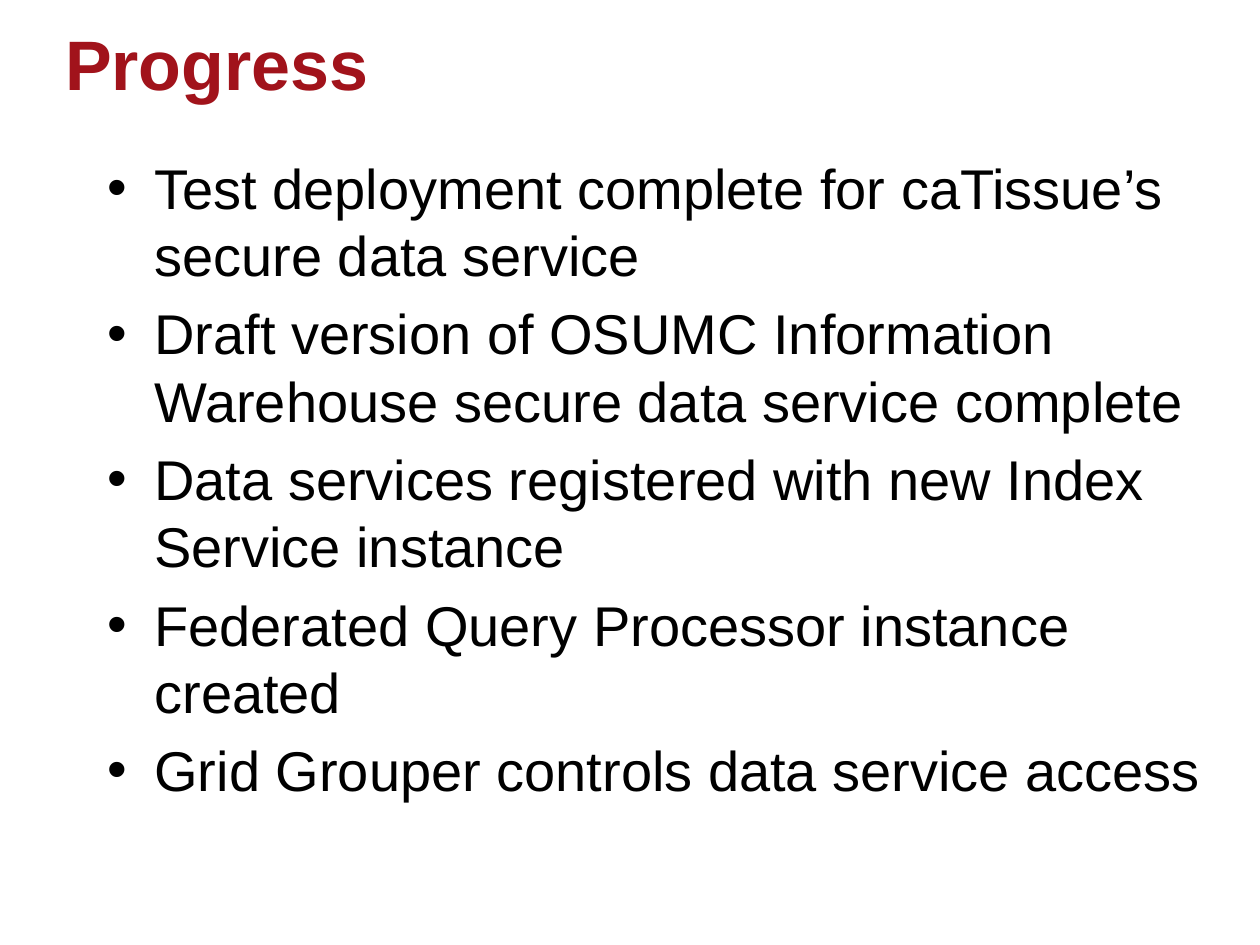
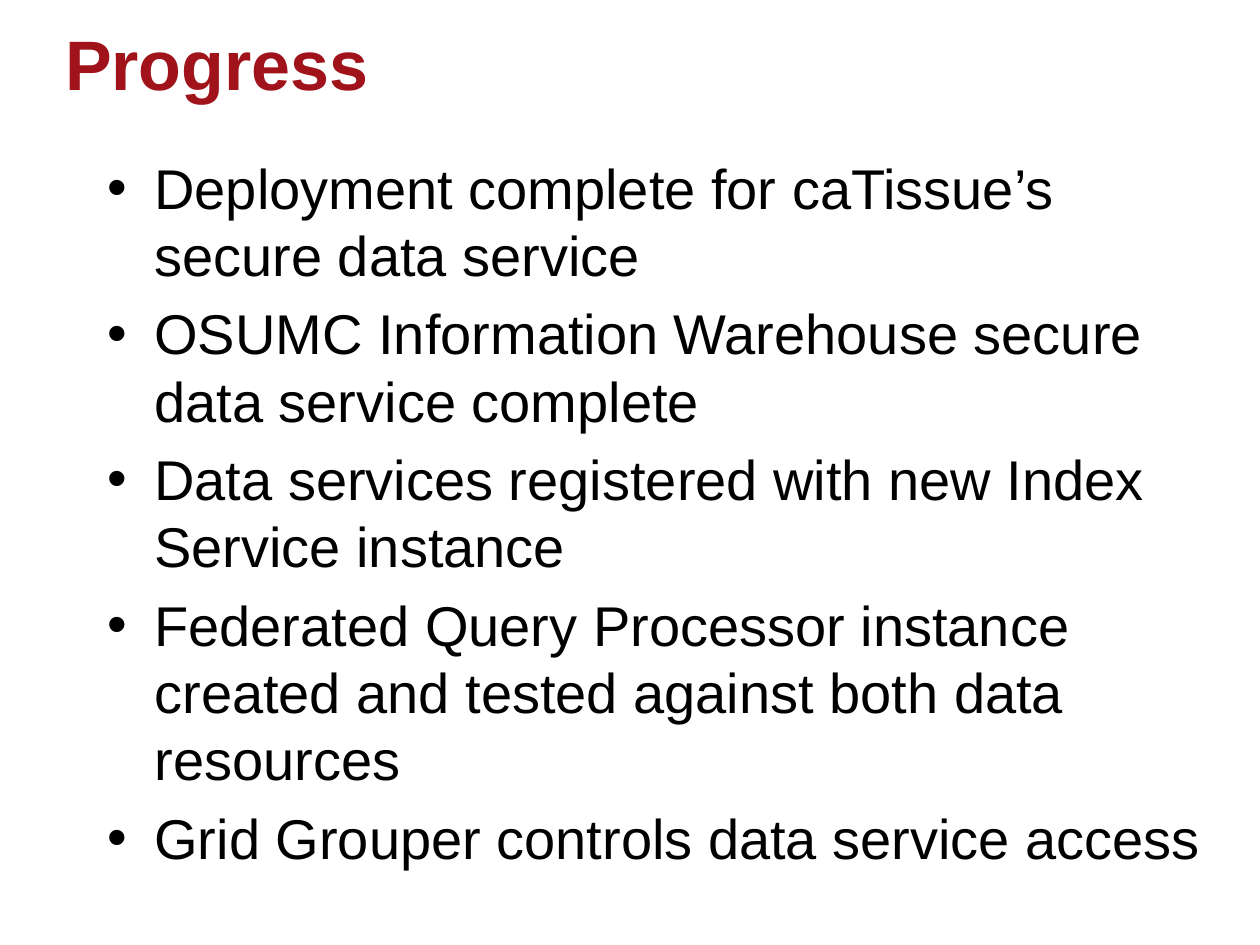
Before and after one commit to NCIP/cagrid-docs, a slide deck: slide 15 of general/presentations/200910_VCDE_ARCH/Adopting-Adapting-caGrid.pptx (slide 14 before the commit). Drawn at 1260x945 pixels with LibreOffice and Linux fonts; fonts in the diff are those of the drawing; background and template pictures are left out. Boxes give left, top, right and bottom in pixels: in the first picture for what was removed or moved away, otherwise in the second. Text is boxed around its words. In the diff, an @@ line names an element or a change of style, - is before the commit and + after.

```diff
--- a/general/presentations/200910_VCDE_ARCH/Adopting-Adapting-caGrid.pptx
+++ b/general/presentations/200910_VCDE_ARCH/Adopting-Adapting-caGrid.pptx
@@ text at <box>154,168,1142,432</box>: text changed @@
-• Test deployment complete for caTissue’s secure data service
-• Draft version of OSUMC Information Warehouse secure data service complete
+• Deployment complete for caTissue’s secure data service
+• OSUMC Information Warehouse secure data service complete
@@ text at <box>154,605,1070,781</box>: text changed @@
-• Federated Query Processor instance created
+• Federated Query Processor instance created and tested against both data resources
```
Also in this commit, not shown: 4 other slides changed, 5 slides added, 13 slides removed.
